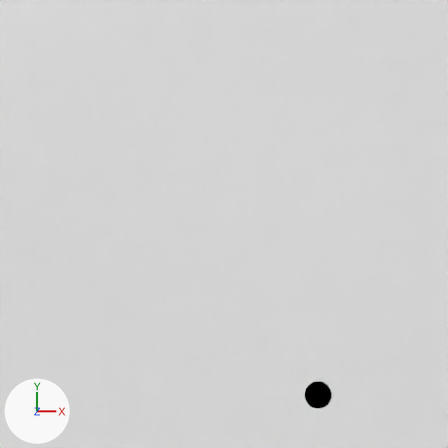
Two versions of the Blender file BlenderResource/baseAnim.blend, one commit apart.
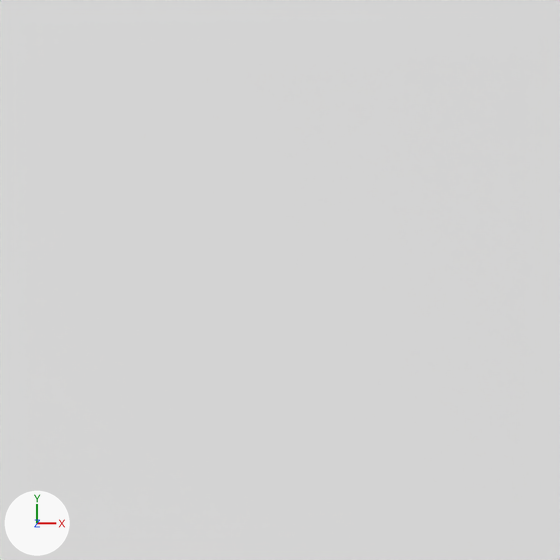
The first picture shows the older version from the file's camera 'Camera'. The close-ups show both versions on the part from 67% to 93% of the width and 10% to 36% of the height of that picture. The axes (+X, +Y, +Z) are drawn at lower left. The lights are the same throughout.
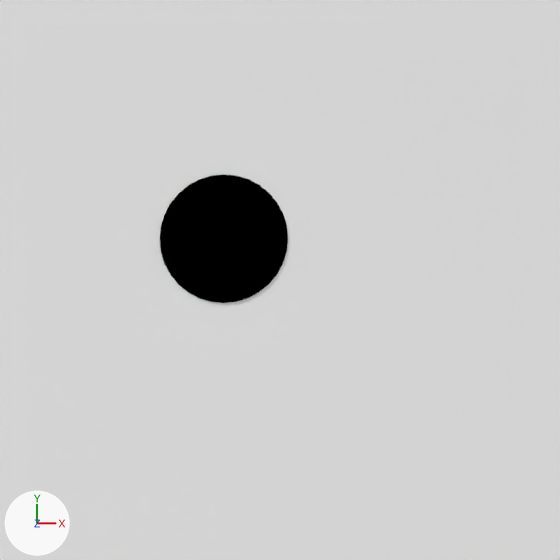
Boxes [x1, y1, x2, y2] around the edits, measured in the close-ups (560 x 560 px):
```json
{"object": "Cylinder", "change": "moved", "after": [160, 175, 288, 303], "on screen": "not visible before"}
```

The change, as JSON lines over the scene's bpy script:
```json
{"op": "set", "path": "ob_cylinder.location", "old": "(2.112, -3.837, 0.0)", "new": "(2.749, 2.927, 0.0)"}
```
